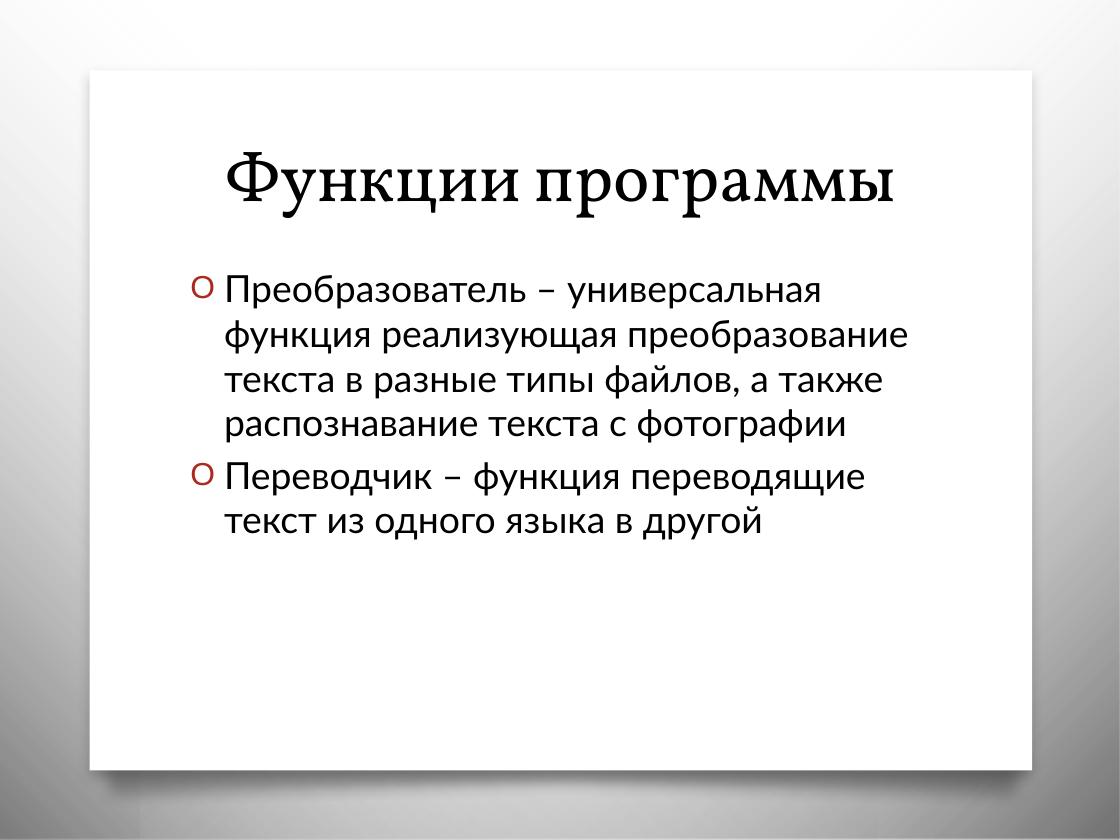
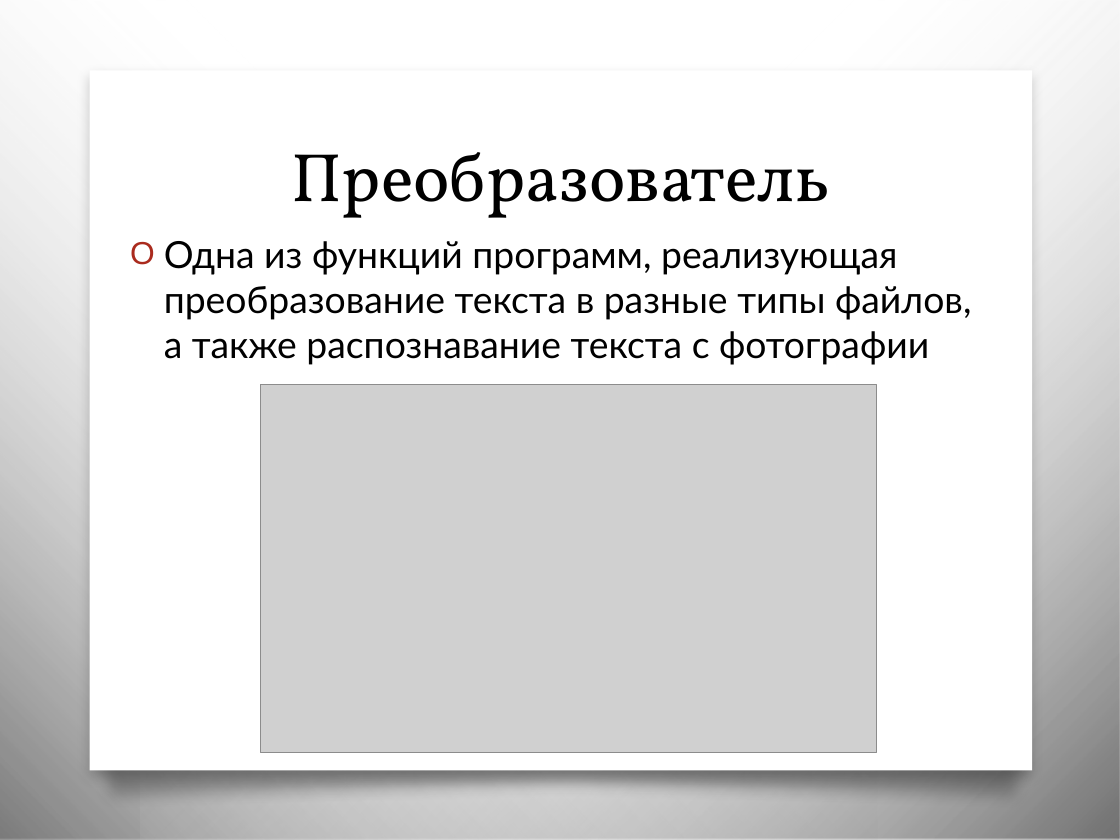
Before and after one commit to supergreymaster/Joint-web-project, a slide deck: slide 3 of Проектная работа TextAssistant.pptx. Drawn at 1120x840 pixels with LibreOffice and Linux fonts; fonts in the diff are those of the drawing; grey boxes stand for pictures; background and template pictures are left out. Boxes give left, top, right and bottom in pixels: in the first picture for what was removed or moved away, otherwise in the second. Text is boxed around its words. In the diff, an @@ line names an element or a change of style, - is before the commit and + after.

```diff
--- a/Проектная работа TextAssistant.pptx
+++ b/Проектная работа TextAssistant.pptx
@@ title at (x1=291, y1=152, x2=830, y2=218): text changed @@
-Функции программы
+Преобразователь
@@ text at (x1=164, y1=241, x2=971, y2=365): text changed @@
-O Преобразователь – универсальная функция реализующая преобразование текста в разные типы файлов, а также распознавание текста с фотографии
-O Переводчик – функция переводящие текст из одного языка в другой
+O Одна из функций программ, реализующая преобразование текста в разные типы файлов, а также распознавание текста с фотографии
@@ picture added at (x1=260, y1=385, x2=876, y2=753) @@
```
Also in this commit, not shown: 3 other slides changed, 1 slide added, 1 slide removed, 4 other files.
